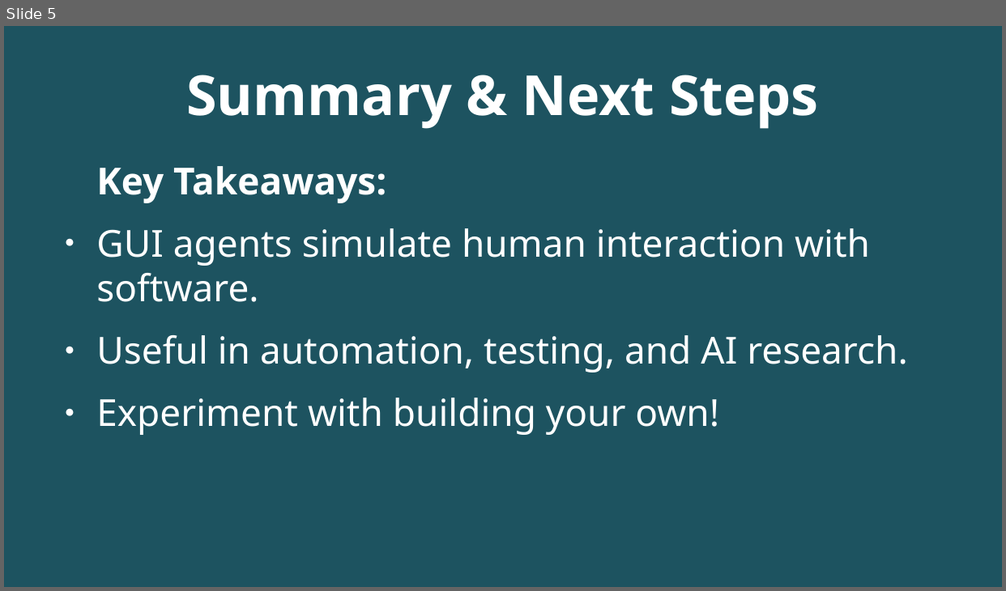
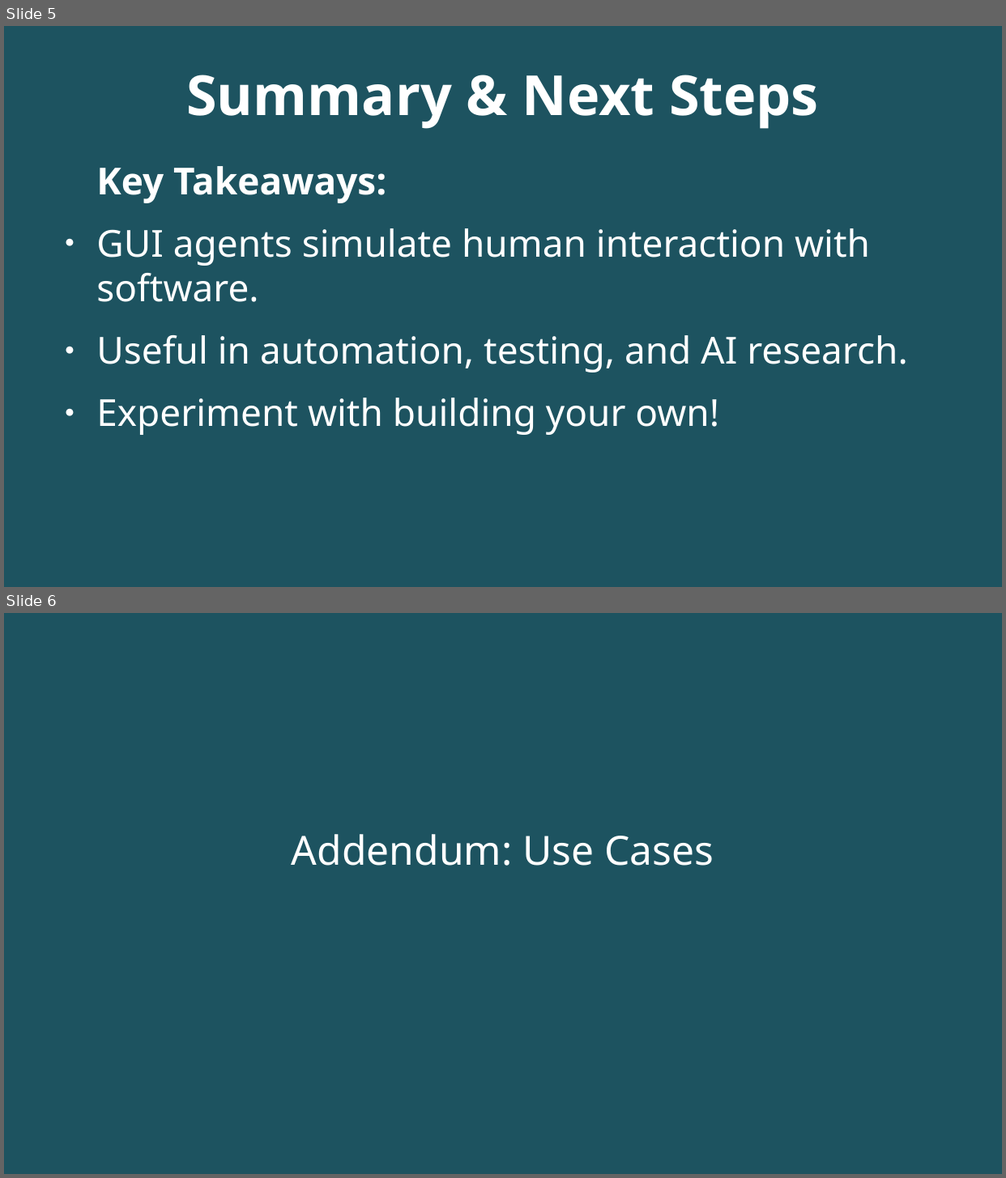
Before and after one commit to mariyadavydova/benchmark_data, a slide deck: demo_01.odp. Shown one above the other, each under a label of ours: slide 5 before the commit, slides 5 and 6 after it. The pictures are 1006x591 and 1006x1178 pixels, drawn with LibreOffice and Linux fonts; fonts in the diff are those of the drawing; background and template pictures are left out; a plain dark background stands for a picture behind light text. Boxes give left, top, right and bottom in pixels: in the first picture for what was removed or moved away, otherwise in the second. Text is boxed around its words. In the diff, an @@ line names an element or a change of style, - is before the commit and + after.

```diff
--- a/demo_01.odp
+++ b/demo_01.odp
@@ slide 6 added at bbox=[4, 613, 1002, 1174], background picture (left out); not listed: 1 template element that a slide beside it also shows @@
@@ subtitle added at bbox=[292, 834, 714, 866], 32 pt, text #FFFFFF @@
+Addendum: Use Cases
```
Also in this commit, not shown: 5 other slides added.
